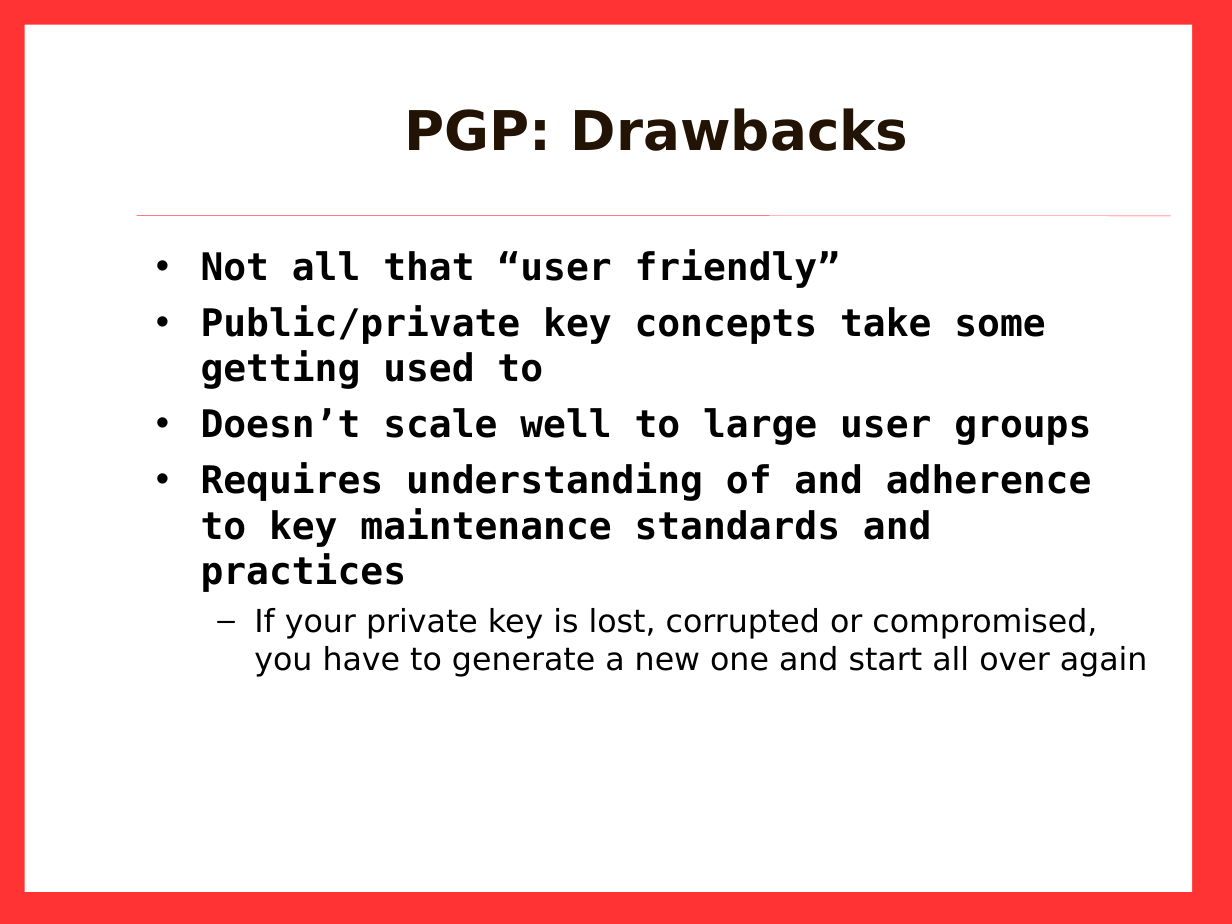
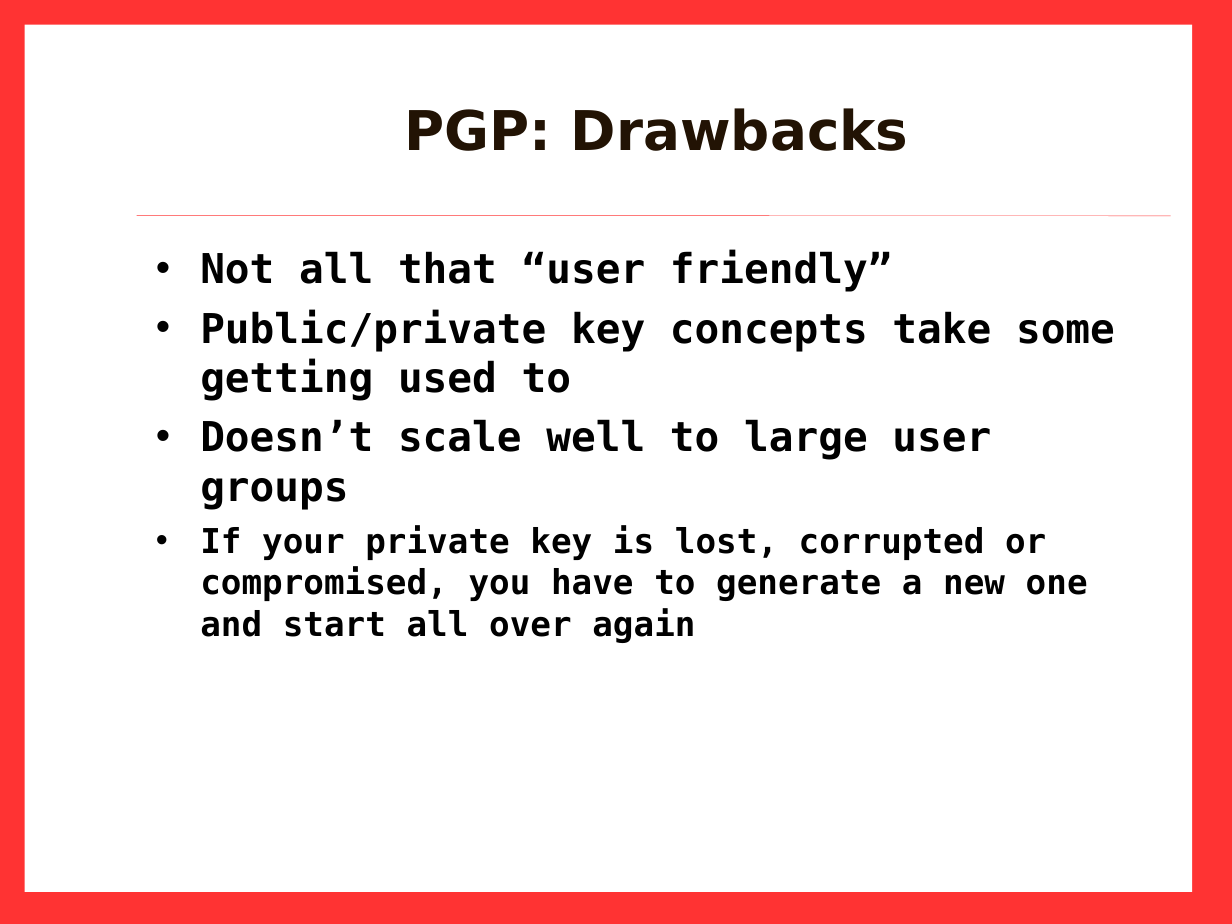
Before and after one commit to Zimbra-Community/pgp-zimlet, a slide deck: slide 5 of demo-training/PGP_0511-Barry.ppt. Drawn at 1232x924 pixels with LibreOffice and Linux fonts; fonts in the diff are those of the drawing; background and template pictures are left out. Boxes give left, top, right and bottom in pixels: in the first picture for what was removed or moved away, otherwise in the second. Text is boxed around its words. In the diff, an @@ line names an element or a change of style, - is before the commit and + after.

```diff
--- a/demo-training/PGP_0511-Barry.ppt
+++ b/demo-training/PGP_0511-Barry.ppt
@@ text "Not all that “user friendly”" at box(200, 249, 1115, 643): size 22.2 to 24 pt in "Not all that “user friendly”", "Public/private key concepts take some getting used ...", "Doesn’t scale well to large user groups"; size 18.5 to 20 pt, font DejaVu Sans to DejaVu Sans Mono, bold on in "If your private key is lost, corrupted ..."; bullet – to •; list level 2 to 1 in "If your private key is ..." @@
@@ text at box(201, 462, 1092, 592): paragraph removed @@
-• Requires understanding of and adherence to key maintenance standards and practices
```
Also in this commit, not shown: 3 other slides changed.
